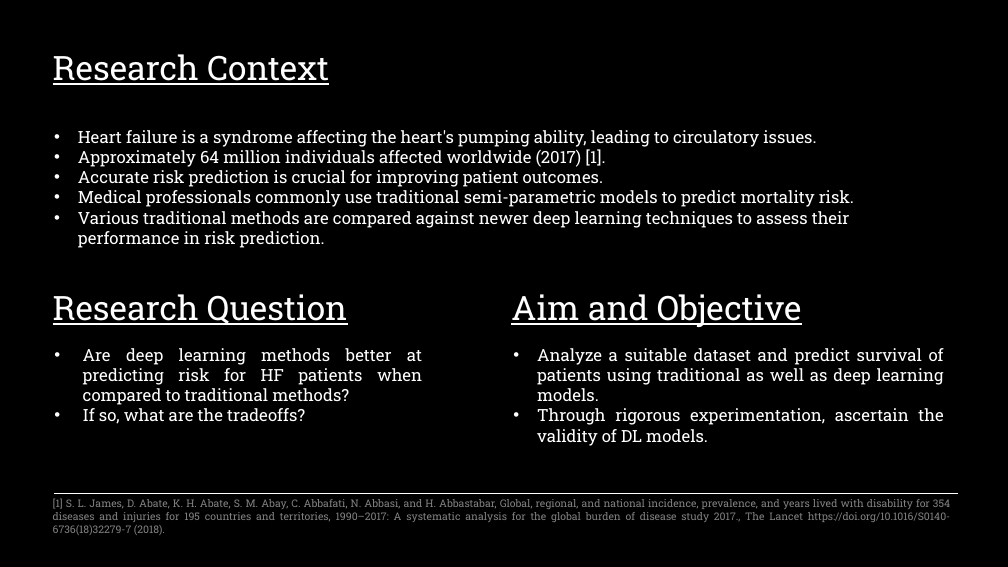
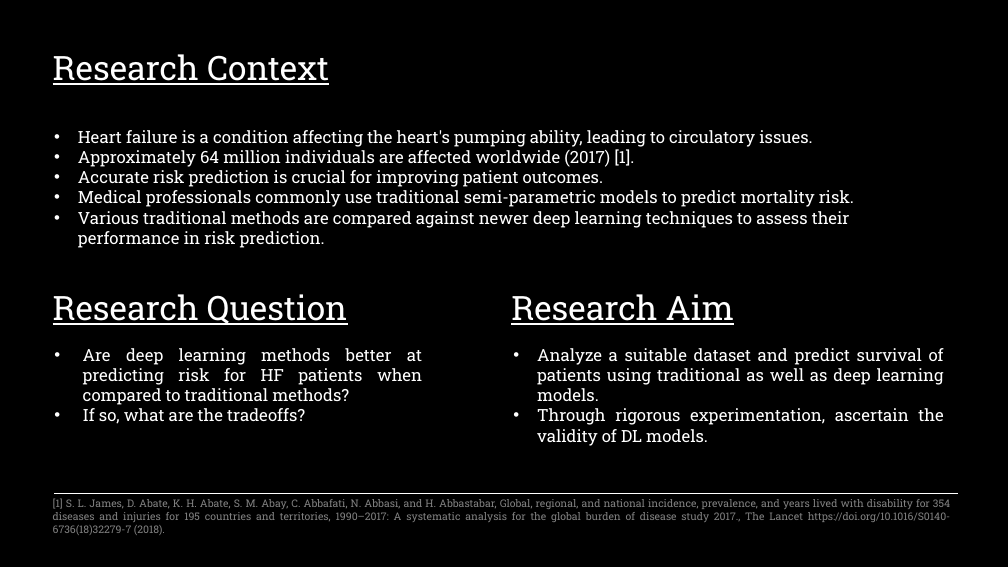
Before and after one commit to sourasen1011/UoE_Research_Project_2023, a slide deck: slide 3 of presentations/powerpoint_presentation/my_presentation.pptx. Drawn at 1008x567 pixels with LibreOffice and Linux fonts; fonts in the diff are those of the drawing. Boxes give left, top, right and bottom in pixels: in the first picture for what was removed or moved away, otherwise in the second. Text is boxed around its words. In the diff, an @@ line names an element or a change of style, - is before the commit and + after.

```diff
--- a/presentations/powerpoint_presentation/my_presentation.pptx
+++ b/presentations/powerpoint_presentation/my_presentation.pptx
@@ text at [78, 130, 812, 167]: text changed @@
-• Heart failure is a syndrome affecting the heart's pumping ability, leading to circulatory issues.
-• Approximately 64 million individuals affected worldwide (2017) [1].
+• Heart failure is a condition affecting the heart's pumping ability, leading to circulatory issues.
+• Approximately 64 million individuals are affected worldwide (2017) [1].
@@ text at [511, 294, 734, 325]: text changed @@
-Aim and Objective
+Research Aim
```
Also in this commit, not shown: 9 other slides changed, 1 other file.
